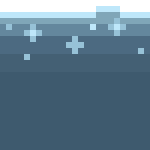
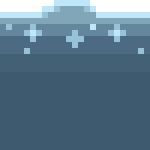
Revision of a layered 150 × 150 image; what changed, layer by layer:
hid "Layer 16", painted on it over [42, 6, 120, 18]
showed "Layer 14", painted on it over [42, 0, 120, 18]
hid "Layer 22" over [24, 18, 126, 60]
showed "Layer 20", painted on it over [24, 18, 126, 54]
showed "Layer 18" over [42, 6, 90, 18]
